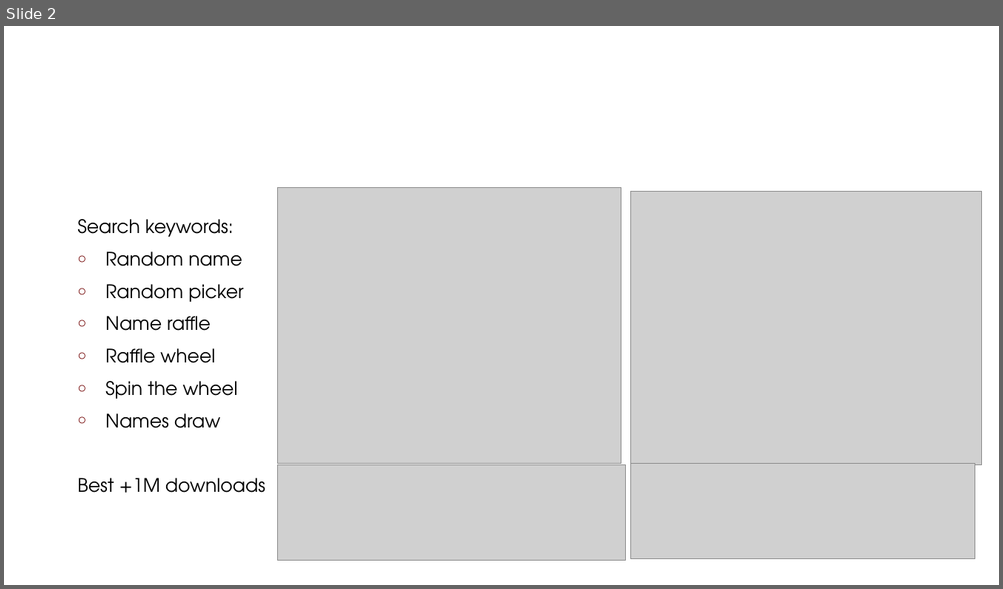
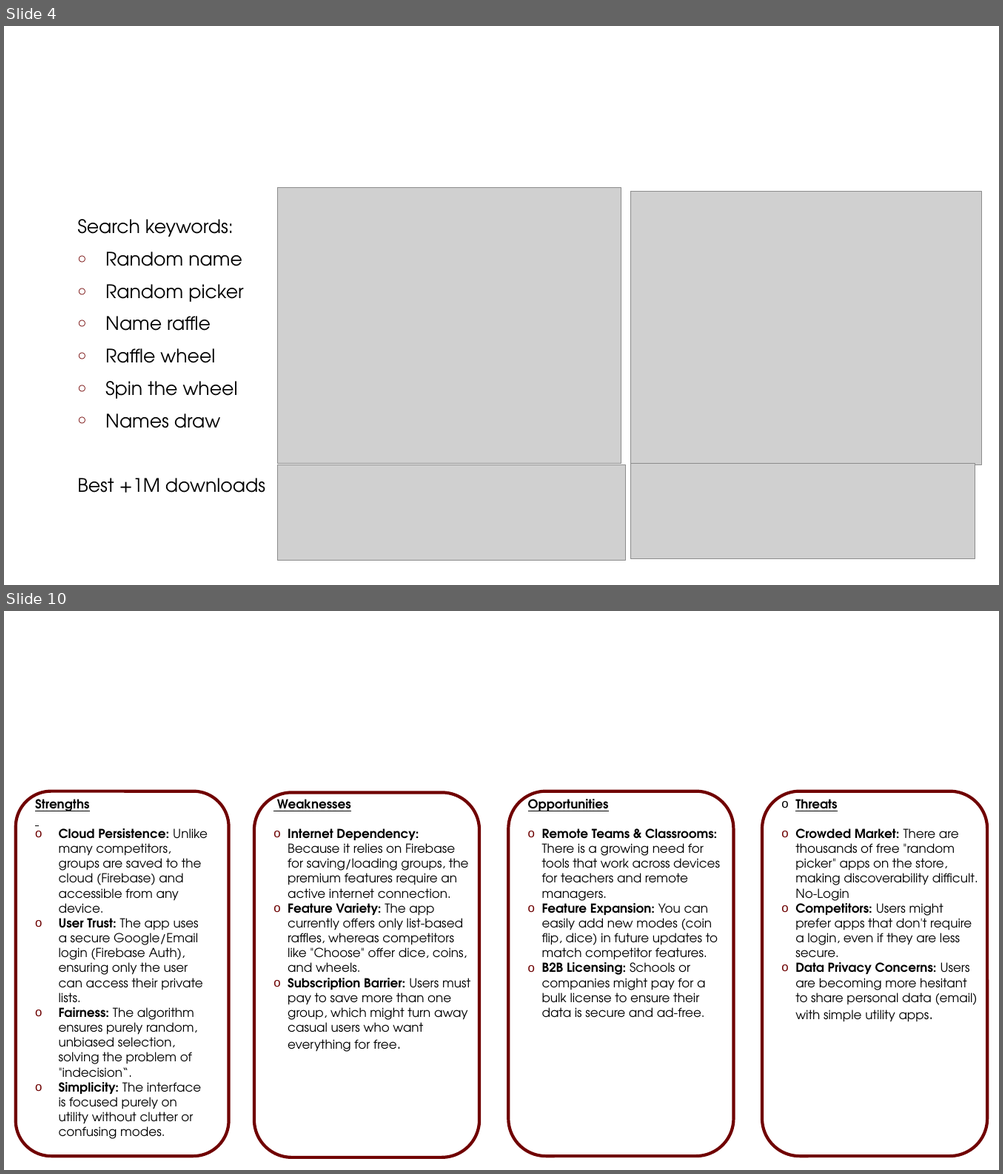
Before and after one commit to SheeraNergaon/RandomPicker, a slide deck: Random Picker.pptx. Shown one above the other, each under a label of ours: slide 2 before the commit, slides 4 and 10 after it; the slides between them are not shown. The pictures are 1003x589 and 1003x1174 pixels, drawn with LibreOffice and Linux fonts; fonts in the diff are those of the drawing; grey boxes stand for pictures; background and template pictures are left out. Boxes give left, top, right and bottom in pixels: in the first picture for what was removed or moved away, otherwise in the second. Text is boxed around its words. In the diff, an @@ line names an element or a change of style, - is before the commit and + after.

Commit message:
random picker project

```diff
--- a/Random Picker.pptx
+++ b/Random Picker.pptx
@@ slide 10 added at <box>4,611,999,1170</box>, background #FFFFFF @@
@@ title added at <box>46,643,909,722</box>, 40 pt, text #FFFFFF @@
+SWOT Analysis
@@ rounded rectangle added at <box>16,792,228,1157</box>, fill #FFFFFF, outline #700000 3 pt @@
@@ text added at <box>35,795,208,1139</box>, 12 pt, text #000000 @@
+Strengths
+o Cloud Persistence: Unlike many competitors, groups are saved to the cloud (Firebase) and accessible from any device.
+o User Trust: The app uses a secure Google/Email login (Firebase Auth), ensuring only the user can access their private lists.
+o Fairness: The algorithm ensures purely random, unbiased selection, solving the problem of "indecision“.
+o Simplicity: The interface is focused purely on utility without clutter or confusing modes.
@@ rounded rectangle added at <box>254,792,479,1158</box>, fill #FFFFFF, outline #700000 3 pt @@
@@ text added at <box>277,795,470,1052</box>, 12 pt, text #000000 @@
+Weaknesses
+o Internet Dependency: Because it relies on Firebase for saving/loading groups, the premium features require an active internet connection.
+o Feature Variety: The app currently offers only list-based raffles, whereas competitors like "Choose" offer dice, coins, and wheels.
+o Subscription Barrier: Users must pay to save more than one group, which might turn away casual users who want everything for free.
@@ rounded rectangle added at <box>509,792,734,1157</box>, fill #FFFFFF, outline #700000 3 pt @@
@@ text added at <box>528,795,720,1018</box>, 12 pt, text #000000 @@
+Opportunities
+o Remote Teams & Classrooms: There is a growing need for tools that work across devices for teachers and remote managers.
+o Feature Expansion: You can easily add new modes (coin flip, dice) in future updates to match competitor features.
+o B2B Licensing: Schools or companies might pay for a bulk license to ensure their data is secure and ad-free.
@@ rounded rectangle added at <box>762,792,987,1157</box>, fill #FFFFFF, outline #700000 3 pt @@
@@ text added at <box>795,799,978,1022</box>, 12 pt, text #000000 @@
+o Threats
+o Crowded Market: There are thousands of free "random picker" apps on the store, making discoverability difficult. No-Login
+o Competitors: Users might prefer apps that don't require a login, even if they are less secure.
+o Data Privacy Concerns: Users are becoming more hesitant to share personal data (email) with simple utility apps.
@@ what was slide 2 is now slide 4 @@
```
Also in this commit, not shown: 16 other slides added, 8 slides removed, 9 other files.
